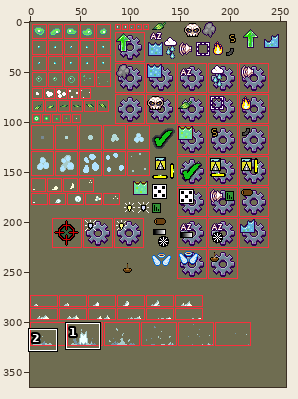
Sprite sheet -- images/effects/particles.png. Above, an overview of the earlier version with the close-up marked.
Close-up. Old version:
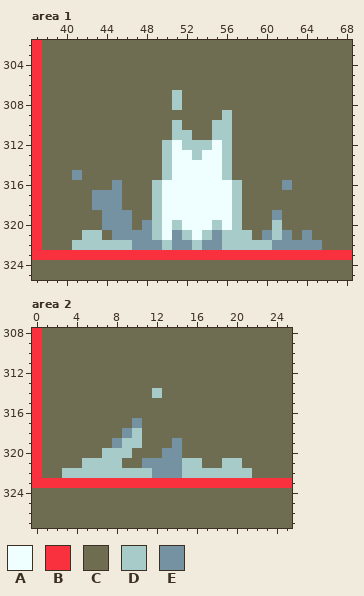
The file is 256x365 pixels. Pixels under 10% opacity are left out. Colours within 5 levels of each other are drawn and written as one. Shown: area 1: x 37..68, y 302..325; area 2: x 0..25, y 308..327. The commit also changed other parts of the picture, which this record leaves out.
Palette (. is transparent): A #efffff  B #f9303d  C #6f6d51  D #a7cbc9  E #7492a1
After:
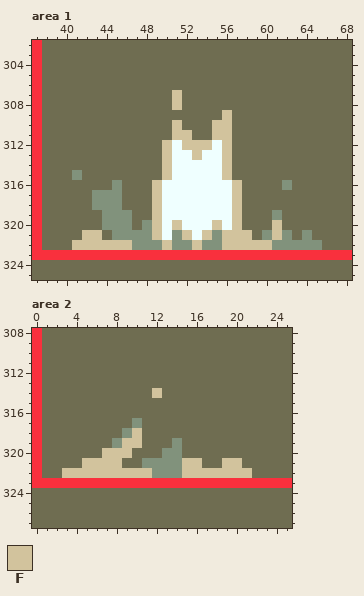
Colours new in this view: F #d2c39d
What changed:
@@ palette @@
-E #7492a1
+E #81927c
--- area 1
@@ x 37..68 @@
 306 BCCCCCCCCCCCCCCCCCCCCCCCCCCCCCCC
-307 BCCCCCCCCCCCCCDCCCCCCCCCCCCCCCCC
-308 BCCCCCCCCCCCCCDCCCCCCCCCCCCCCCCC
-309 BCCCCCCCCCCCCCCCCCCDCCCCCCCCCCCC
-310 BCCCCCCCCCCCCCDCCCDDCCCCCCCCCCCC
-311 BCCCCCCCCCCCCCDDCCDDCCCCCCCCCCCC
-312 BCCCCCCCCCCCCDADDDADCCCCCCCCCCCC
-313 BCCCCCCCCCCCCDAADAADCCCCCCCCCCCC
-314 BCCCCCCCCCCCCDAAAAADCCCCCCCCCCCC
-315 BCCCECCCCCCCCDAAAAADCCCCCCCCCCCC
-316 BCCCCCCCECCCDAAAAAAADCCCCECCCCCC
-317 BCCCCCEEECCCDAAAAAAADCCCCCCCCCCC
-318 BCCCCCEEECCCDAAAAAAADCCCCCCCCCCC
-319 BCCCCCCEEECCDAAAAAAADCCCECCCCCCC
-320 BCCCCCCEEECEDADAAADADCCCDCCCCCCC
-321 BCCCCDDCEEEEDAEDADEDDDCEDECECCCC
-322 BCCCDDDDDDEEEDEEDEEDDDDDEEEEECCC
+307 BCCCCCCCCCCCCCFCCCCCCCCCCCCCCCCC
+308 BCCCCCCCCCCCCCFCCCCCCCCCCCCCCCCC
+309 BCCCCCCCCCCCCCCCCCCFCCCCCCCCCCCC
+310 BCCCCCCCCCCCCCFCCCFFCCCCCCCCCCCC
+311 BCCCCCCCCCCCCCFFCCFFCCCCCCCCCCCC
+312 BCCCCCCCCCCCCFAFFFAFCCCCCCCCCCCC
+313 BCCCCCCCCCCCCFAAFAAFCCCCCCCCCCCC
+314 BCCCCCCCCCCCCFAAAAAFCCCCCCCCCCCC
+315 BCCCECCCCCCCCFAAAAAFCCCCCCCCCCCC
+316 BCCCCCCCECCCFAAAAAAAFCCCCECCCCCC
+317 BCCCCCEEECCCFAAAAAAAFCCCCCCCCCCC
+318 BCCCCCEEECCCFAAAAAAAFCCCCCCCCCCC
+319 BCCCCCCEEECCFAAAAAAAFCCCECCCCCCC
+320 BCCCCCCEEECEFAFAAAFAFCCCFCCCCCCC
+321 BCCCCFFCEEEEFAEFAFEFFFCEFECECCCC
+322 BCCCFFFFFFEEEFEEFEEFFFFFEEEEECCC
 323 BBBBBBBBBBBBBBBBBBBBBBBBBBBBBBBB
--- area 2
@@ x 10..14 @@
 313 CCCCC
-314 CCDCC
+314 CCFCC
 315 CCCCC
@@ x 0..25 @@
 317 BCCCCCCCCCECCCCCCCCCCCCCCC
-318 BCCCCCCCCEDCCCCCCCCCCCCCCC
-319 BCCCCCCCEDDCCCECCCCCCCCCCC
-320 BCCCCCCDDDCCCEECCCCCCCCCCC
-321 BCCCCDDDDCCEEEEDDCCDDCCCCC
-322 BCCDDDDDDDDDEEEDDDDDDDCCCC
+318 BCCCCCCCCEFCCCCCCCCCCCCCCC
+319 BCCCCCCCEFFCCCECCCCCCCCCCC
+320 BCCCCCCFFFCCCEECCCCCCCCCCC
+321 BCCCCFFFFCCEEEEFFCCFFCCCCC
+322 BCCFFFFFFFFFEEEFFFFFFFCCCC
 323 BBBBBBBBBBBBBBBBBBBBBBBBBB
Pixel boxes of the changes (left, top, right, bottom) in both close-ups:
changed: (72, 90, 322, 250)
changed: (62, 388, 252, 478)
